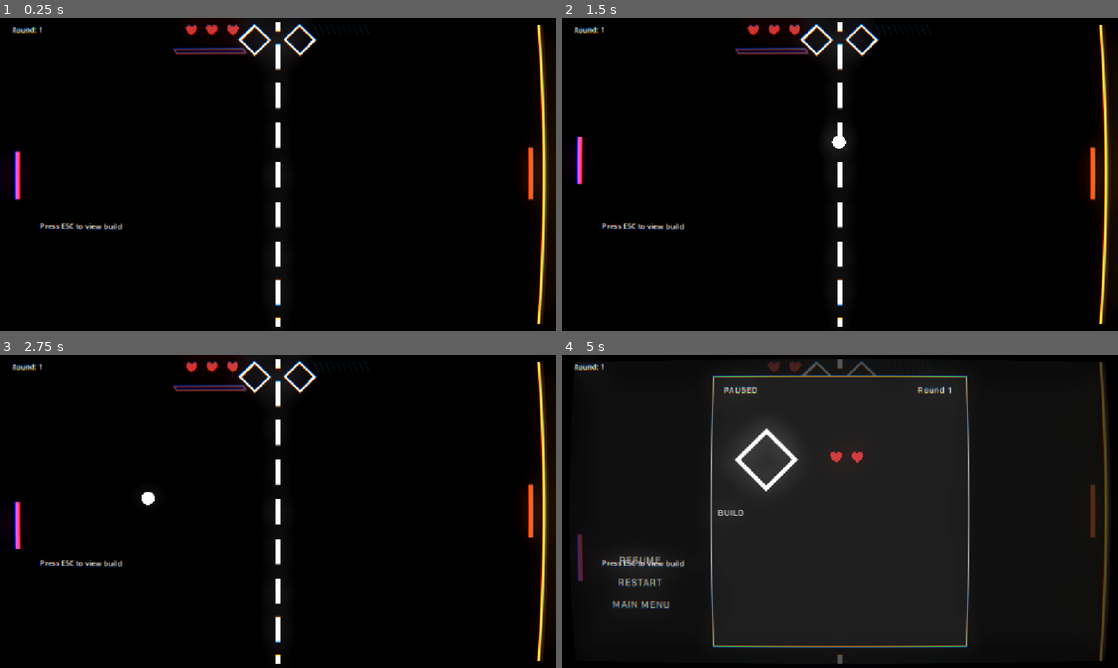
Above: before the commit, frames 1-4 (two rows, left to right).
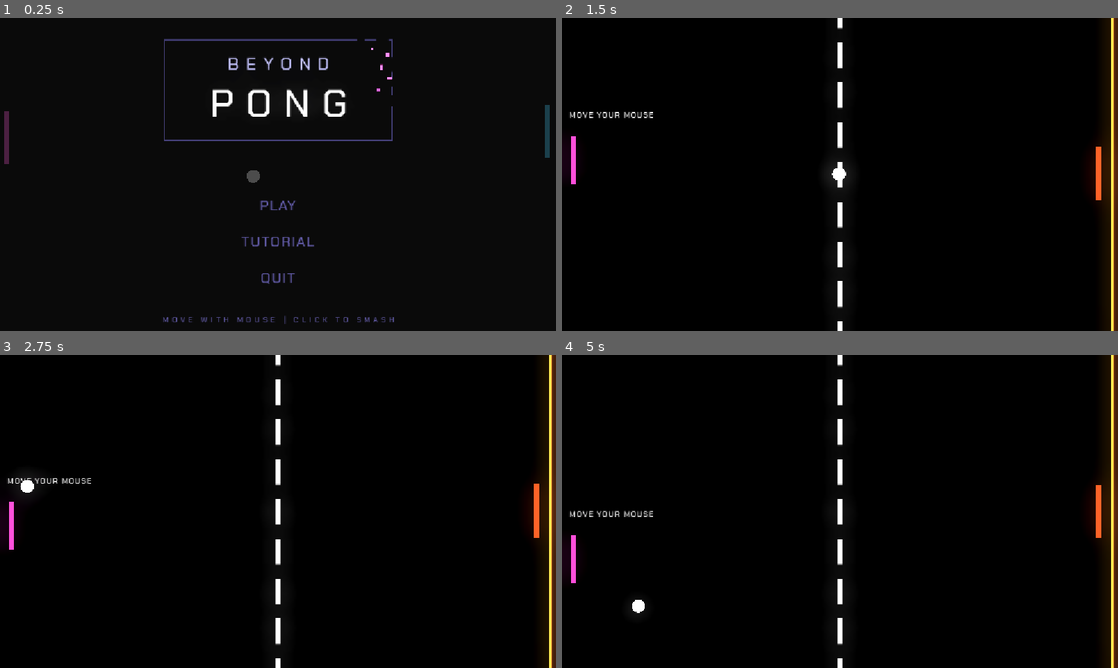
Above: after the commit, the same moments.

Repository: awesomness560/x-treme-pong
Game: Godot game, scene res://UI/main_menu.tscn
Two runs of this game, one before a commit and one after it. Both use one fixed random seed, a clock stepped at 60 frames per second and the inputs below. Before the commit the project starts from res://main.tscn.
Inputs (mouse positions are in pixels of both pictures, inside the frame that each line leads up to):
- Up to frame 1 (0.25 s): no input
- Up to frame 2 (1.5 s): click (840, 240) at 0.5 s, where only the run after the commit has a clickable "TUTORIAL"; move the mouse to (962, 158) at 1.27 s; hold Shift (charge_up) from 1.28 s (still down); click (962, 158) at 1.42 s
- Up to frame 3 (2.75 s): move the mouse to (166, 527) at 2.02 s; release Shift (charge_up) at 2.03 s; hold S (paddle_down) from 2.03 s (still down); click (166, 527) at 2.17 s
- Up to frame 4 (5 s): move the mouse to (895, 442) at 2.77 s; release S (paddle_down) at 2.78 s; hold Shift (charge_up) 2.78-4.28 s; click (895, 442) at 2.92 s; move the mouse to (812, 574) at 3.52 s; click (812, 574) at 3.67 s; move the mouse to (1006, 558) at 4.27 s; hold S (paddle_down) from 4.28 s (still down); click (1006, 558) at 4.42 s; tap Escape (ui_cancel) at 4.9 s

The runs differ from the first frame. In frame 1, 6.0% of the frame differs, in the area x 0-99%, y 1-99%; in frame 2, 4.6%; in frame 3, 4.6%; in frame 4, 43%, in the area x 0-100%, y 0-100%.

Commit message:
Tutorial

Diff:
--- a/Autoload/sound_manager.gd
+++ b/Autoload/sound_manager.gd
@@ -191,14 +191,17 @@
 	ballhits.pitch_scale = pitch
 	ballhits.play()
 
-## Called by the pause menu on open/close. Runs while the tree is actually
-## paused, so this tween has to ignore pause the same way this whole node does.
-func set_paused_duck(is_paused: bool) -> void:
+## Called by the pause menu and the game-over screen on open/close. `strength`
+## lets a caller duck by less than the full pause feel (game over uses this
+## to read as muffled without going as far as an actual pause). Runs while
+## the tree may actually be paused, so this tween has to ignore pause the
+## same way this whole node does.
+func set_menu_duck(is_active: bool, strength: float = 1.0) -> void:
 	if _pause_tween and _pause_tween.is_valid():
 		_pause_tween.kill()
 	_pause_tween = create_tween()
 	_pause_tween.set_pause_mode(Tween.TWEEN_PAUSE_PROCESS)
-	_pause_tween.tween_property(self, "_pause_duck", 1.0 if is_paused else 0.0, pause_duck_time) \
+	_pause_tween.tween_property(self, "_pause_duck", strength if is_active else 0.0, pause_duck_time) \
 		.set_trans(Tween.TRANS_SINE).set_ease(Tween.EASE_IN_OUT)
 
 # --- Push to the bus ---
--- a/UI/game_over.gd
+++ b/UI/game_over.gd
@@ -1,4 +1,8 @@
 extends Control
+
+## How hard the game-over screen ducks the music's low-pass/volume, as a
+## fraction of the pause menu's own full duck — muffled, not as far as paused.
+@export_range(0.0, 1.0) var duck_strength: float = 0.5
 
 @export var restart: Button
 @export var upgrades_you_have: GridContainer
@@ -20,6 +24,8 @@
 
 func _on_game_over() -> void:
 	Input.mouse_mode = Input.MOUSE_MODE_VISIBLE
+	SoundManager.music.set("parameters/switch_to_clip", &"end")
+	SoundManager.set_menu_duck(true, duck_strength)
 
 	if round_label:
 		round_label.text = "Round " + str(GameState.current_round)
@@ -52,8 +58,10 @@
 	# round_manager.gd's own _ready() resets both autoloads right as the
 	# reloaded scene starts up — no need to do it again here.
 	get_tree().paused = false
+	SoundManager.set_menu_duck(false)
 	get_tree().reload_current_scene()
 
 func _on_main_menu_pressed() -> void:
 	get_tree().paused = false
+	SoundManager.set_menu_duck(false)
 	get_tree().change_scene_to_file("res://UI/main_menu.tscn")
--- a/UI/main_menu.gd
+++ b/UI/main_menu.gd
@@ -8,8 +8,7 @@
 
 
 func _on_tutorial_pressed() -> void:
-	# No tutorial scene exists yet — nothing to switch to until one's built.
-	pass
+	get_tree().change_scene_to_file("res://tutorial.tscn")
 
 
 func _on_quit_pressed() -> void:
--- a/UI/pause_menu.gd
+++ b/UI/pause_menu.gd
@@ -27,6 +27,7 @@
 	Input.mouse_mode = Input.MOUSE_MODE_VISIBLE
 	openState = true
 	get_tree().paused = true
+	SoundManager.set_menu_duck(true)
 	_refresh_upgrade_badges()
 	if round_label:
 		round_label.text = "Round %d" % GameState.current_round
@@ -49,6 +50,7 @@
 	Input.mouse_mode = prev_mouse_mode
 	openState = false
 	get_tree().paused = false
+	SoundManager.set_menu_duck(false)
 	hide()
 
 
@@ -59,8 +61,10 @@
 	# round_manager.gd's own _ready() resets both autoloads right as the
 	# reloaded scene starts up — no need to do it again here.
 	get_tree().paused = false
+	SoundManager.set_menu_duck(false)
 	get_tree().reload_current_scene()
 
 func _on_main_menu_pressed() -> void:
 	get_tree().paused = false
+	SoundManager.set_menu_duck(false)
 	get_tree().change_scene_to_file("res://UI/main_menu.tscn")
--- a/ai.gd
+++ b/ai.gd
@@ -69,6 +69,11 @@
 ## manager is sliding a freshly spawned boss into place via tween.
 var entering := false
 
+## Tutorial-only override: forces the very next roll to miss, letting a shot
+## straight through to the border instead of being caught. Consumed after
+## one use. False (default) is the base game's behaviour.
+var force_miss_next := false
+
 var last_miss_chance := 0.0
 var will_miss := false
 
@@ -169,7 +174,10 @@
 
 	last_miss_chance = clampf(chance, 0.0, miss_chance_cap)
 
-	if _guaranteed_return:
+	if force_miss_next:
+		will_miss = true
+		force_miss_next = false
+	elif _guaranteed_return:
 		will_miss = false
 		_guaranteed_return = false
 	else:
--- a/ball.gd
+++ b/ball.gd
@@ -204,8 +204,11 @@
 
 	global_position = _serve_point - Vector2(0.0, entrance_height)
 
-## Drop in, settle, pause, then serve.
-func enter_and_serve() -> void:
+## Drop in, settle, pause, then serve. `speed_override` (if >= 0) and
+## `side_override` (if non-zero, using launch()'s own +1/-1 convention) let a
+## caller like the tutorial force a specific serve instead of the base
+## game's random direction and start_speed.
+func enter_and_serve(speed_override: float = -1.0, side_override: float = 0.0) -> void:
 	_kill_entrance()
 
 	_entrance_tween = create_tween()
@@ -218,23 +221,23 @@
 		.set_trans(Tween.TRANS_ELASTIC).set_ease(Tween.EASE_OUT)
 	# Beat, then go.
 	_entrance_tween.tween_interval(serve_delay)
-	_entrance_tween.tween_callback(_serve)
-
-func _serve() -> void:
+	_entrance_tween.tween_callback(_serve.bind(speed_override, side_override))
+
+func _serve(speed_override: float = -1.0, side_override: float = 0.0) -> void:
 	in_play = true
-	launch()
+	launch(speed_override, side_override)
 
 func _kill_entrance() -> void:
 	if _entrance_tween and _entrance_tween.is_valid():
 		_entrance_tween.kill()
 
-func launch() -> void:
-	_speed = start_speed
+func launch(speed_override: float = -1.0, side_override: float = 0.0) -> void:
+	_speed = start_speed if speed_override < 0.0 else speed_override
 	_pending_factor = 0.0
 	_last_event = "serve"
 	_hit_count = 0
 	var angle := deg_to_rad(randf_range(-max_launch_angle_deg, max_launch_angle_deg))
-	var side := 1.0 if randf() < 0.5 else -1.0
+	var side := (1.0 if randf() < 0.5 else -1.0) if side_override == 0.0 else side_override
 	_direction = Vector2(side * cos(angle), sin(angle))
 	GameState.last_hit_was_smash = false
 	GameState.last_hit_perfect = false
--- a/project.godot
+++ b/project.godot
@@ -11,7 +11,7 @@
 [application]
 
 config/name="XTreme Pong"
-run/main_scene="res://main.tscn"
+run/main_scene="uid://bws6ap0as6fk4"
 config/features=PackedStringArray("4.7", "GL Compatibility")
 config/icon="res://icon.svg"
 
--- /dev/null
+++ b/tutorial.gd
@@ -0,0 +1,198 @@
+extends Node2D
+
+## Stage sequencer for the tutorial. Uses the real Ball/Paddle/EnemyPaddle/
+## Border nodes (same as round_manager.gd does for the main game) — this
+## just drives which stage is active and when to move to the next one.
+## The EnemyPaddle in this scene should have every miss-chance export
+## (base_miss, speed_miss_max, smash_miss_max, distance_miss_max, etc.)
+## zeroed out in the Inspector, so it always returns the ball here.
+
+@export var tutorial_text: Label
+@export var ult_bar: UltBar
+
+enum Stage { RALLY, SMASH, PERFECT_SMASH, IGNITE, ULTIMATE, DONE }
+
+@export_group("Rally Stage")
+## Hits needed past this to clear "a rally above 3 hits".
+@export var rally_hits_needed: int = 3
+
+@export_group("Smash Stages")
+@export var slow_serve_speed: float = 250.0
+@export var wide_perfect_window: float = 0.35
+
+@export_group("Ignite Stage")
+@export var hot_serve_speed: float = 900.0
+
+@export_group("Text")
+@export var smash_prompt: String = "Press Left Mouse Button to SMASH"
+@export var perfect_smash_prompt: String = "Press Left Mouse Button for a PERFECT SMASH"
+@export var ignite_prompt: String = "SMASH while SMOKING to IGNITE"
+@export var ultimate_prompt: String = "SMASH TO USE ULTIMATE"
+@export var end_message: String = "Tutorial complete!"
+@export var end_delay: float = 2.0
+
+## How far past the player the ball has to get to count as a miss — just
+## re-serves the current stage, never touches health or game over.
+@export var miss_margin: float = 40.0
+
+## Held on the completed prompt before the next stage's serve begins.
+@export var stage_transition_delay: float = 2.0
+
+var _stage := Stage.RALLY
+var _rally_count := 0
+var _default_perfect_window := 0.0
+
+## True from the moment a stage clears until the next one actually starts —
+## blocks the ball's own signals and the miss check so nothing double-fires
+## while it's parked for stage_transition_delay.
+var _transitioning := false
+
+func _ready() -> void:
+	tutorial_text.grow_horizontal = Control.GROW_DIRECTION_END
+	GameState.reset_run()
+	Upgrades.reset_run()
+
+	GameState.ball.paddle_hit.connect(_on_paddle_hit)
+	GameState.ball.ignited_changed.connect(_on_ignited_changed)
+	GameState.take_damage.connect(_on_take_damage)
+	# ult_ended (not ult_started) — that fires after the whole cut-in/charge/
+	# launch cinematic resolves, so the stage doesn't cut the ult off early.
+	GameState.ult_ended.connect(_on_ult_ended)
+
+	if GameState.paddle_flex:
+		_default_perfect_window = GameState.paddle_flex.perfect_window
+
+	# The tutorial always force-arms the ult itself (see the ULTIMATE stage)
+	# instead of waiting for real charge — without this, ordinary smashes,
+	# perfects, ignitions, and the ignite stage's border hit legitimately
+	# fill the bar and can arm (and fire) the ult in an earlier stage.
+	GameState.ult_charge_manager.gain_multiplier = 0.0
+
+	_start_stage(Stage.RALLY)
+
+func _physics_process(_delta: float) -> void:
+	_check_for_miss()
+
+# --- Stage setup ---
+
+func _start_stage(stage: Stage) -> void:
+	_stage = stage
+	_rally_count = 0
+
+	match stage:
+		Stage.RALLY:
+			_set_text("Move your mouse")
+			_serve(-1.0, _side_toward_player())
+		Stage.SMASH:
+			_set_text(smash_prompt)
+			_serve(slow_serve_speed, _side_toward_player())
+		Stage.PERFECT_SMASH:
+			if GameState.paddle_flex:
+				GameState.paddle_flex.perfect_window = wide_perfect_window
+			_set_text(perfect_smash_prompt)
+			_serve(slow_serve_speed, _side_toward_player())
+		Stage.IGNITE:
+			_set_text(ignite_prompt)
+			_serve(hot_serve_speed, _side_toward_boss())
+		Stage.ULTIMATE:
+			ult_bar.show()
+			GameState.ult_charge_manager.arm()
+			_set_text(ultimate_prompt)
+			_serve(-1.0, _side_toward_player())
+
+func _serve(speed: float, side: float) -> void:
+	GameState.ball.reset_to_entrance()
+	GameState.ball.enter_and_serve(speed, side)
+
+func _side_toward_player() -> float:
+	return signf(GameState.player.global_position.x - GameState.enemy.global_position.x)
+
+func _side_toward_boss() -> float:
+	return -_side_toward_player()
+
+# --- Progress ---
+
+func _on_paddle_hit(paddle: Node2D) -> void:
+	if _transitioning or paddle != GameState.player:
+		return
+
+	match _stage:
+		Stage.RALLY:
+			_rally_count += 1
+			if _rally_count > rally_hits_needed:
+				_advance()
+		Stage.SMASH:
+			if GameState.last_hit_was_smash:
+				_advance()
+		Stage.PERFECT_SMASH:
+			if GameState.last_hit_was_smash and GameState.last_hit_perfect:
+				_advance()
+
+## The ignited hit itself only arms the guaranteed miss that lets the shot
+## reach the border — the stage doesn't actually clear until that hit lands
+## (see _on_take_damage), so the player gets to see the score.
+func _on_ignited_changed(ignited: bool) -> void:
+	if _transitioning:
+		return
+	if ignited and _stage == Stage.IGNITE and GameState.enemy:
+		GameState.enemy.force_miss_next = true
+
+func _on_take_damage(_amount: float) -> void:
+	if not _transitioning and _stage == Stage.IGNITE:
+		_advance()
+
+func _on_ult_ended() -> void:
+	if not _transitioning and _stage == Stage.ULTIMATE:
+		_advance()
+
+## Holds the completed prompt for stage_transition_delay before moving on —
+## the ball is left alone and stays in play the whole time (see
+## _transitioning's doc comment), it's only reset once the next stage
+## actually serves.
+func _advance() -> void:
+	if _transitioning:
+		return
+	_transitioning = true
+	await get_tree().create_timer(stage_transition_delay).timeout
+	_transitioning = false
+
+	match _stage:
+		Stage.RALLY:
+			_start_stage(Stage.SMASH)
+		Stage.SMASH:
+			_start_stage(Stage.PERFECT_SMASH)
+		Stage.PERFECT_SMASH:
+			if GameState.paddle_flex:
+				GameState.paddle_flex.perfect_window = _default_perfect_window
+			_start_stage(Stage.IGNITE)
+		Stage.IGNITE:
+			_start_stage(Stage.ULTIMATE)
+		Stage.ULTIMATE:
+			_finish()
+
+# --- Miss handling ---
+
+func _check_for_miss() -> void:
+	if _transitioning or _stage == Stage.DONE:
+		return
+	var ball := GameState.ball
+	if not ball.in_play:
+		return
+	# Past the player, on the side away from the boss — same test as
+	# player_lose.gd's lose-zone would catch, just without touching health.
+	var past := (ball.global_position.x - GameState.player.global_position.x) * _side_toward_boss()
+	if past < -miss_margin:
+		_start_stage(_stage) # Same stage again, no penalty.
+
+# --- Ending ---
+
+func _finish() -> void:
+	_stage = Stage.DONE
+	_set_text(end_message)
+	await get_tree().create_timer(end_delay).timeout
+	Input.mouse_mode = Input.MOUSE_MODE_VISIBLE
+	get_tree().change_scene_to_file("res://UI/main_menu.tscn")
+
+func _set_text(text: String) -> void:
+	if tutorial_text:
+		tutorial_text.text = text
--- /dev/null
+++ b/tutorial.tscn
@@ -0,0 +1,151 @@
+[gd_scene format=3 uid="uid://vsrlq0uqvbnm"]
+
+[ext_resource type="Script" uid="uid://dy0cn4wc55yyy" path="res://tutorial.gd" id="1_7n6eb"]
+[ext_resource type="Script" uid="uid://1tp7vl5f1cn0" path="res://wall.gd" id="2_hu44a"]
+[ext_resource type="PackedScene" uid="uid://dsyix1rmurfo6" path="res://ai.tscn" id="3_0cr88"]
+[ext_resource type="PackedScene" uid="uid://um742cw0df5j" path="res://player.tscn" id="4_4t6hg"]
+[ext_resource type="PackedScene" uid="uid://dyf6b555474er" path="res://border.tscn" id="5_7vrqn"]
+[ext_resource type="Script" uid="uid://r53upc3mwudj" path="res://camera.gd" id="6_bhfnd"]
+[ext_resource type="PackedScene" uid="uid://cub4xcf35fdp7" path="res://ball.tscn" id="7_0cr88"]
+[ext_resource type="Shader" uid="uid://o0u2fgk5o2pv" path="res://Shaders/dotted_line.gdshader" id="8_4t6hg"]
+[ext_resource type="FontFile" uid="uid://dnmyx3m1s3qcm" path="res://Assets/ChakraPetch-Medium.ttf" id="9_7vrqn"]
+[ext_resource type="Script" uid="uid://bvo70dtp8hc30" path="res://ult_charge.gd" id="10_tvjhf"]
+[ext_resource type="Shader" uid="uid://4vh4gwu8sptm" path="res://Shaders/ult_bar.gdshader" id="11_dl7dh"]
+[ext_resource type="Script" uid="uid://cu2a8xie0t1mm" path="res://ult_runner.gd" id="11_vmw6g"]
+[ext_resource type="Script" uid="uid://bytqf4b5ftts5" path="res://UI/ult_bar.gd" id="12_r4o0u"]
+
+[sub_resource type="RectangleShape2D" id="RectangleShape2D_tvjhf"]
+size = Vector2(1262, 62)
+
+[sub_resource type="FontVariation" id="FontVariation_bhfnd"]
+base_font = ExtResource("9_7vrqn")
+spacing_glyph = 2
+
+[sub_resource type="Environment" id="Environment_4t6hg"]
+background_mode = 3
+background_canvas_max_layer = 2
+glow_enabled = true
+glow_intensity = 1.4
+glow_bloom = 0.51
+
+[sub_resource type="ShaderMaterial" id="ShaderMaterial_7vrqn"]
+shader = ExtResource("8_4t6hg")
+shader_parameter/line_color = Color(1, 1, 1, 1)
+shader_parameter/thickness = 5.170000221825
+shader_parameter/dash_length = 25.8410011799475
+shader_parameter/gap_length = 14.0
+shader_parameter/softness = 1.0
+
+[sub_resource type="ShaderMaterial" id="ShaderMaterial_g52lx"]
+shader = ExtResource("11_dl7dh")
+shader_parameter/fill = 0.30000001425
+shader_parameter/rate = 0.0
+shader_parameter/flash = 0.0
+shader_parameter/sweep = 0.0
+shader_parameter/armed = 0.0
+shader_parameter/fill_color = Color(1, 0.25, 0.75, 1)
+shader_parameter/armed_color = Color(1, 0.8, 0.2, 1)
+shader_parameter/empty_color = Color(0.08, 0.04, 0.09, 1)
+shader_parameter/base_brightness = 0.9
+shader_parameter/anticipation_boost = 1.2
+shader_parameter/anticipation_from = 0.75
+shader_parameter/slant = 0.5500001211250001
+shader_parameter/edge_softness = 1.0
+shader_parameter/border_thickness = 1.5
+shader_parameter/border_color = Color(0.6, 0.3, 0.55, 1)
+shader_parameter/border_armed_boost = 1.6
+shader_parameter/border_padding = 1.0
+shader_parameter/spark_width = 14.0
+shader_parameter/spark_rate_width = 26.0
+shader_parameter/spark_jitter = 0.6
+shader_parameter/spark_speed = 22.0
+
+[node name="Tutorial" type="Node2D" unique_id=913152837 node_paths=PackedStringArray("tutorial_text", "ult_bar")]
+script = ExtResource("1_7n6eb")
+tutorial_text = NodePath("Player/TutorialText")
+ult_bar = NodePath("TutorialUI/UltBar")
+
+[node name="WallBottom" type="StaticBody2D" parent="." unique_id=300665785 node_paths=PackedStringArray("collision_shape")]
+script = ExtResource("2_hu44a")
+side = 1
+collision_shape = NodePath("CollisionShape2D")
+
+[node name="CollisionShape2D" type="CollisionShape2D" parent="WallBottom" unique_id=1236104470]
+position = Vector2(0, -353)
+shape = SubResource("RectangleShape2D_tvjhf")
+
+[node name="WallTop" type="StaticBody2D" parent="." unique_id=1502420428 node_paths=PackedStringArray("collision_shape")]
+position = Vector2(0, 818)
+script = ExtResource("2_hu44a")
+collision_shape = NodePath("CollisionShape2D")
+
+[node name="CollisionShape2D" type="CollisionShape2D" parent="WallTop" unique_id=1207098723]
+position = Vector2(0, -353)
+shape = SubResource("RectangleShape2D_tvjhf")
+
+[node name="AI" parent="." unique_id=1543865057 instance=ExtResource("3_0cr88")]
+position = Vector2(536, -2)
+miss_chance_cap = 0.0
+
+[node name="Player" parent="." unique_id=1814723530 instance=ExtResource("4_4t6hg")]
+position = Vector2(-552, 2)
+
+[node name="TutorialText" type="Label" parent="Player" unique_id=103177426]
+anchors_preset = 5
+anchor_left = 0.5
+anchor_right = 0.5
+offset_left = -9.0
+offset_top = -103.0
+offset_right = 192.0
+offset_bottom = -80.0
+grow_horizontal = 2
+theme_override_fonts/font = SubResource("FontVariation_bhfnd")
+text = "left click to smash"
+uppercase = true
+
+[node name="Border" parent="." unique_id=1802476433 instance=ExtResource("5_7vrqn")]
+position = Vector2(581, 0)
+
+[node name="Camera2D" type="Camera2D" parent="." unique_id=2125760042]
+script = ExtResource("6_bhfnd")
+max_offset = Vector2(30, 30)
+
+[node name="Ball" parent="." unique_id=572260270 instance=ExtResource("7_0cr88")]
+position = Vector2(-2, -1)
+start_speed = 600.0
+
+[node name="WorldEnvironment" type="WorldEnvironment" parent="." unique_id=1389950957]
+environment = SubResource("Environment_4t6hg")
+
+[node name="TutorialUI" type="CanvasLayer" parent="." unique_id=740922699]
+
+[node name="Dotted Line" type="ColorRect" parent="TutorialUI" unique_id=377253417]
+material = SubResource("ShaderMaterial_7vrqn")
+anchors_preset = 8
+anchor_left = 0.5
+anchor_top = 0.5
+anchor_right = 0.5
+anchor_bottom = 0.5
+offset_left = -20.0
+offset_top = -411.5
+offset_right = 20.0
+offset_bottom = 411.5
+grow_horizontal = 2
+grow_vertical = 2
+
+[node name="UltBar" type="ColorRect" parent="TutorialUI" unique_id=748426385]
+visible = false
+material = SubResource("ShaderMaterial_g52lx")
+offset_left = 402.0
+offset_top = 13.0
+offset_right = 559.0
+offset_bottom = 25.0
+script = ExtResource("12_r4o0u")
+
+[node name="UltCharge" type="Node" parent="." unique_id=1699087727]
+script = ExtResource("10_tvjhf")
+
+[node name="UltRunner" type="Node" parent="UltCharge" unique_id=745663862]
+process_mode = 3
+script = ExtResource("11_vmw6g")
+cut_in_time = 0.8
--- a/ui.tscn
+++ b/ui.tscn
@@ -192,6 +192,7 @@
 script = ExtResource("9_ok7cu")
 
 [node name="UltCutIn" type="Control" parent="." unique_id=797888507 node_paths=PackedStringArray("panel")]
+visible = false
 layout_mode = 3
 anchors_preset = 15
 anchor_right = 1.0
@@ -226,10 +227,3 @@
 text = "Round: 4"
 horizontal_alignment = 1
 script = ExtResource("16_7rqds")
-
-[node name="Label" type="Label" parent="." unique_id=134891066]
-offset_left = 72.0
-offset_top = 421.0
-offset_right = 249.0
-offset_bottom = 444.0
-text = "Press ESC to view build"
Not shown, added: tutorial.gd.uid
